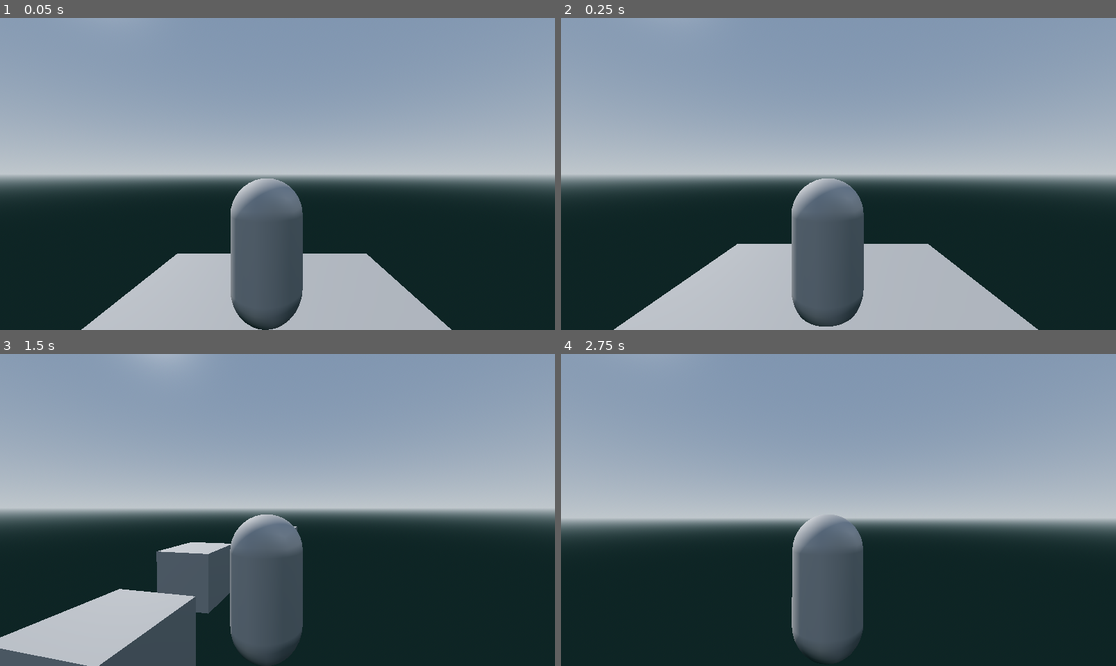
Above: before the commit, frames 1-4 (two rows, left to right).
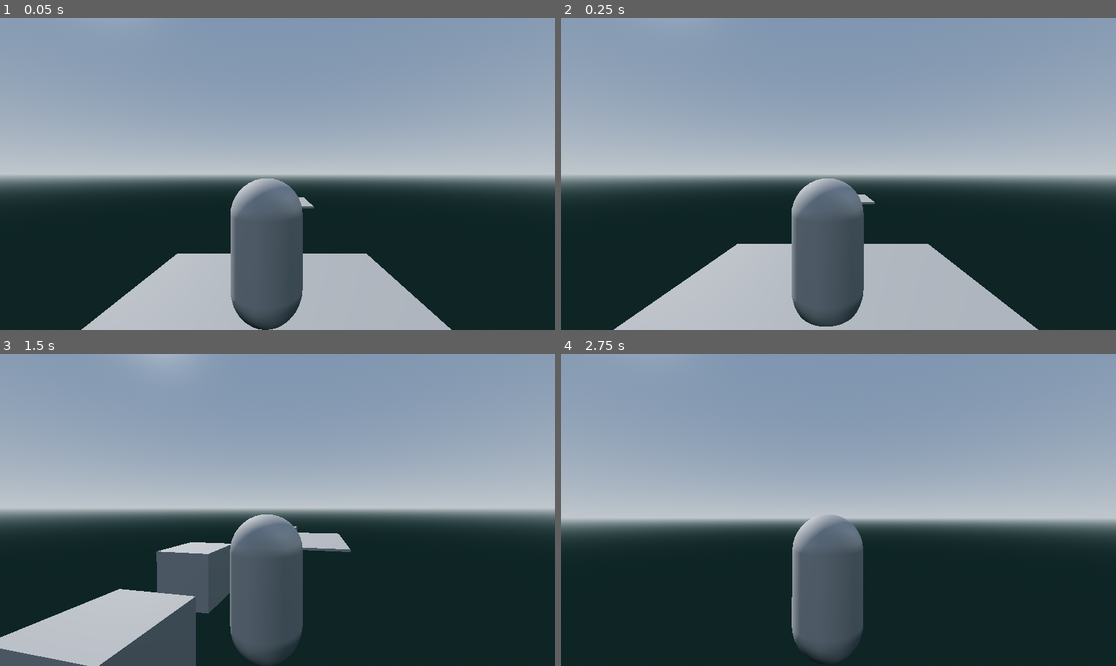
Above: after the commit, the same moments.

Repository: azeiber/3D-Game
Game: Godot game, scene res://main.tscn
Two runs of this game, one before a commit and one after it. Both use one fixed random seed, a clock stepped at 60 frames per second and the inputs below.
Inputs (mouse positions are in pixels of both pictures, inside the frame that each line leads up to):
- Up to frame 1 (0.05 s): no input
- Up to frame 2 (0.25 s): no input
- Up to frame 3 (1.5 s): tap Enter (ui_accept) at 0.5, 0.77 s; move the mouse to (305, 510) at 0.52 s; hold Up (ui_up) from 0.53 s (still down); move the mouse to (249, 510) at 1.27 s
- Up to frame 4 (2.75 s): keep holding Up (ui_up); tap Enter (ui_accept) at 1.52 s; move the mouse to (849, 503) at 2.02 s

The runs differ from the first frame. In frame 1, less than 0.1% of the frame differs, in the area x 53-57%, y 57-62%; in frame 2, less than 0.1%; in frame 3, 0.5%, in the area x 53-64%, y 57-64%; in frame 4, nothing differs.

Commit message:
Added another big platform

Diff:
--- a/capstone-game/main.tscn
+++ b/capstone-game/main.tscn
@@ -46,6 +46,11 @@
 transform = Transform3D(1, 0, 0, 0, 1, 0, 0, 0, 1, 0.148044, 0.625945, -7.5037)
 use_collision = true
 
+[node name="CSGBox3D5" type="CSGBox3D" parent="Level"]
+transform = Transform3D(1, 0, 0, 0, 1, 0, 0, 0, 1, 0, 0, -12.7526)
+use_collision = true
+size = Vector3(5, 0.1, 5)
+
 [node name="CharacterBody3D" type="CharacterBody3D" parent="."]
 script = ExtResource("1_b6lnm")
 sens_horizontal = 0.2
